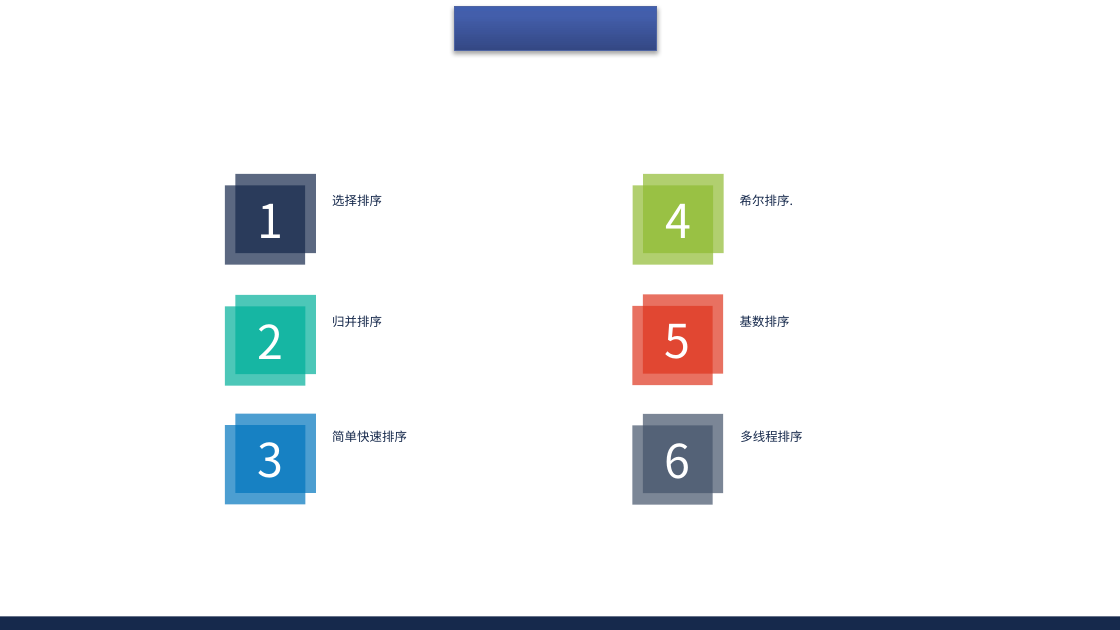
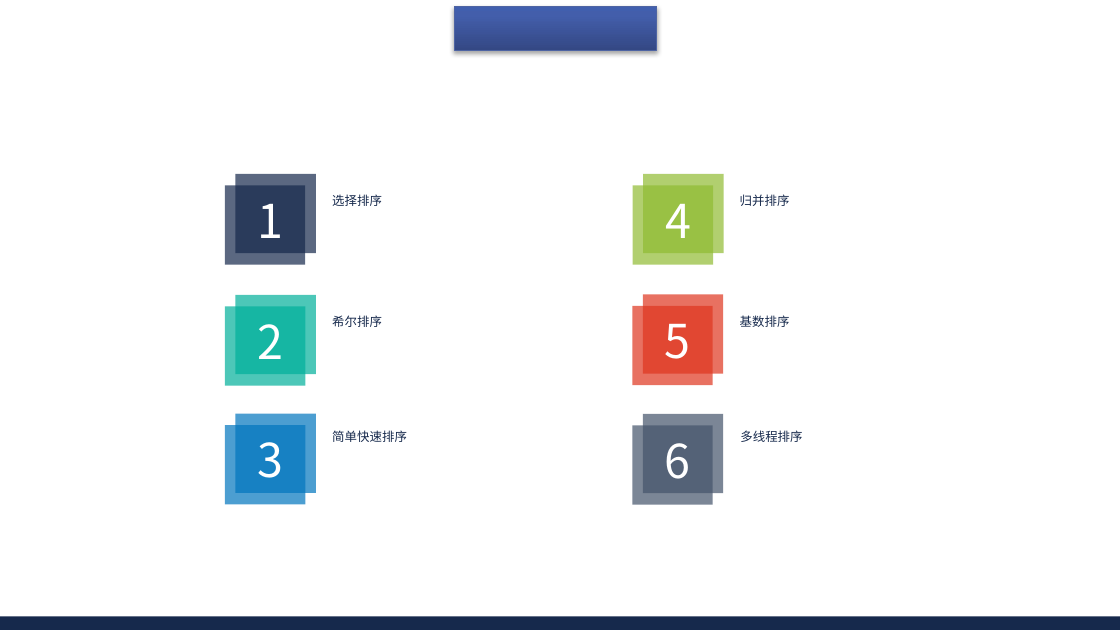
Before and after one commit to AisingioroHao0/BUAA_ProgrammingAndAlgorithms_TermProject, a slide deck: slide 7 of 答辩PPT/程序设计与算法大作业答辩.pptx (slide 9 before the commit). Drawn at 1120x630 pixels with LibreOffice and Linux fonts; fonts in the diff are those of the drawing; background and template pictures are left out. Boxes give left, top, right and bottom in pixels: in the first picture for what was removed or moved away, otherwise in the second. Text is boxed around its words. In the diff, an @@ line names an element or a change of style, - is before the commit and + after.

```diff
--- a/答辩PPT/程序设计与算法大作业答辩.pptx
+++ b/答辩PPT/程序设计与算法大作业答辩.pptx
@@ text at (x1=740, y1=194, x2=790, y2=206): text changed @@
-希尔排序.
+归并排序
@@ text at (x1=332, y1=315, x2=382, y2=327): text changed @@
-归并排序
+希尔排序
```
Also in this commit, not shown: 5 other slides changed, 8 slides added, 8 slides removed.
